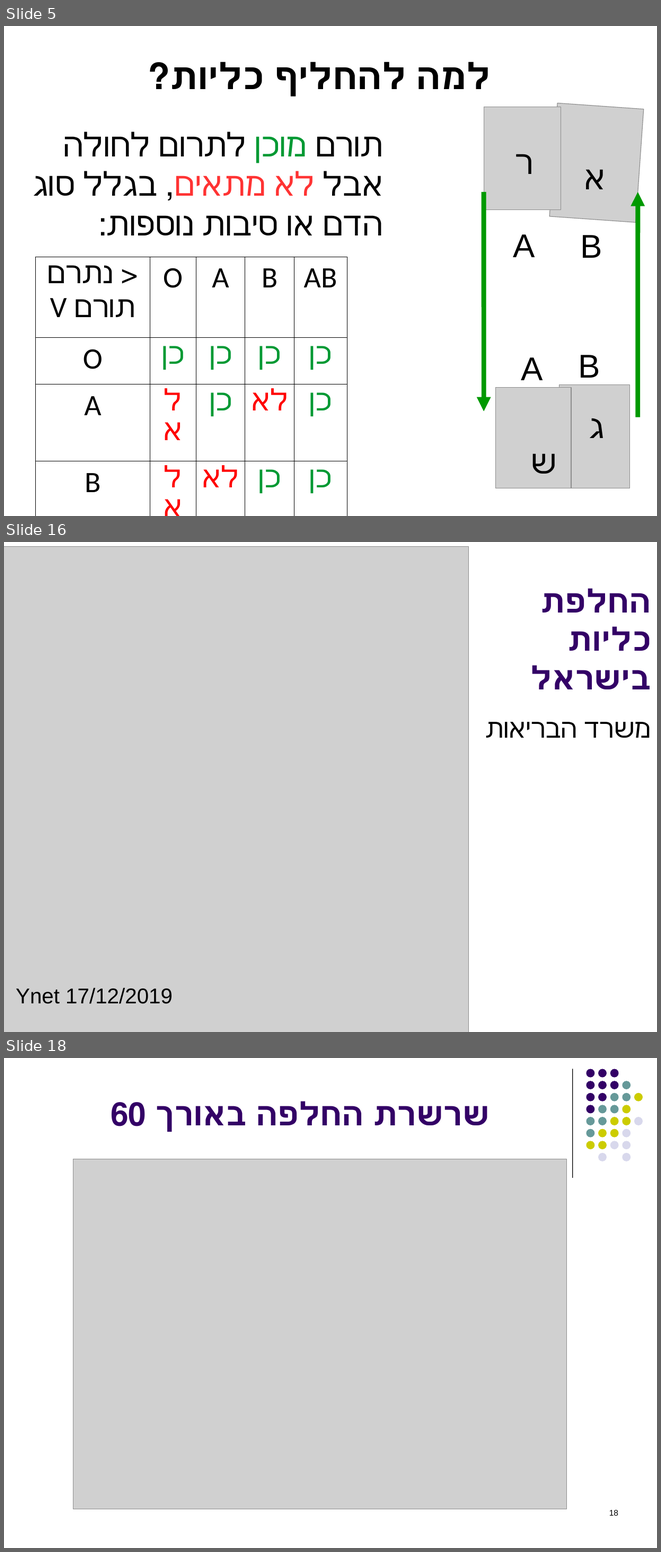
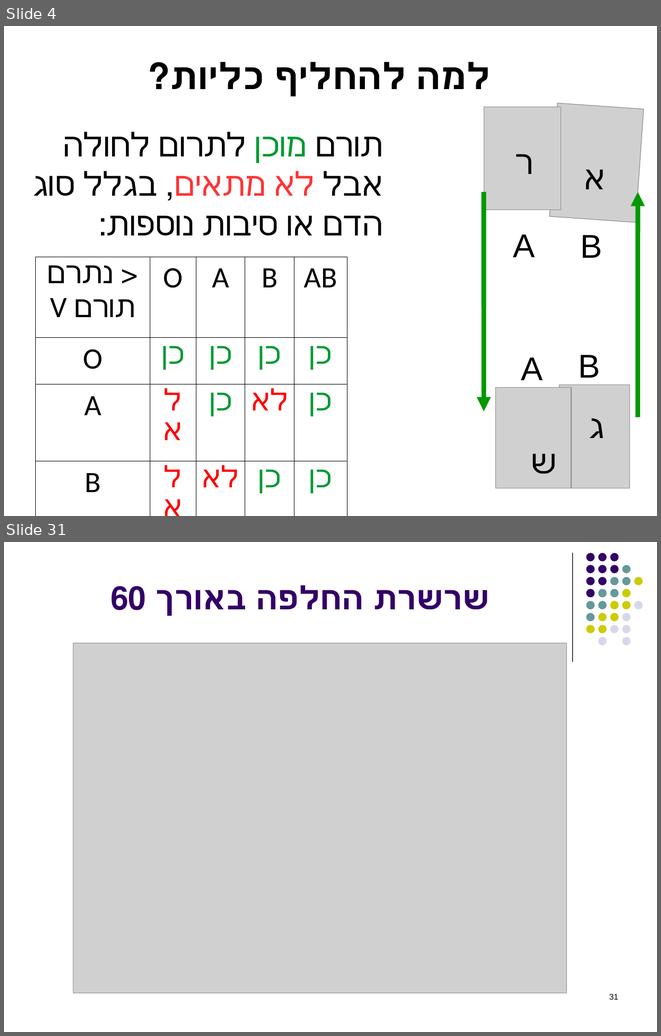
Before and after one commit to erelsgl-at-ariel/algorithms-5783, a slide deck: 12-kidney-exchange/slides-kidneys.odp. Shown one above the other, each under a label of ours: slides 5, 16 and 18 before the commit, slides 4 and 31 after it; the slides between them are not shown. The pictures are 661x1552 and 661x1036 pixels, drawn with LibreOffice and Linux fonts; fonts in the diff are those of the drawing; grey boxes stand for pictures. Boxes give left, top, right and bottom in pixels: in the first picture for what was removed or moved away, otherwise in the second. Text is boxed around its words. In the diff, an @@ line names an element or a change of style, - is before the commit and + after.

Commit message:
slides and code 12

```diff
--- a/12-kidney-exchange/slides-kidneys.odp
+++ b/12-kidney-exchange/slides-kidneys.odp
@@ slide 16 removed at (x1=4, y1=542, x2=657, y2=1032), background #FFFFFF @@
@@ picture removed at (x1=4, y1=547, x2=469, y2=1032) @@
@@ text removed at (x1=531, y1=588, x2=651, y2=689) @@
-החלפת כליות בישראל
@@ text removed at (x1=584, y1=722, x2=651, y2=738) @@
-משרד הבריאות
@@ text removed at (x1=16, y1=987, x2=173, y2=1004) @@
-Ynet 17/12/2019
@@ what was slide 5 is now slide 4 @@
@@ what was slide 18 is now slide 31 @@
@@ page number at (x1=609, y1=994, x2=618, y2=999): text changed @@
-18
+31
```
Also in this commit, not shown: 10 slides changed, 16 slides added, 2 other slides removed, 36 other files.
